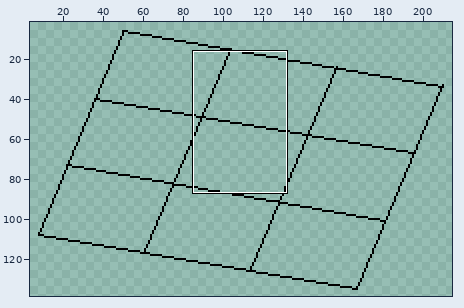
Pixel-art file -- assets/9x9_tile.aseprite. Above: a wide view before the commit, with the close-up outlined.
Close-up. First the earlier version:
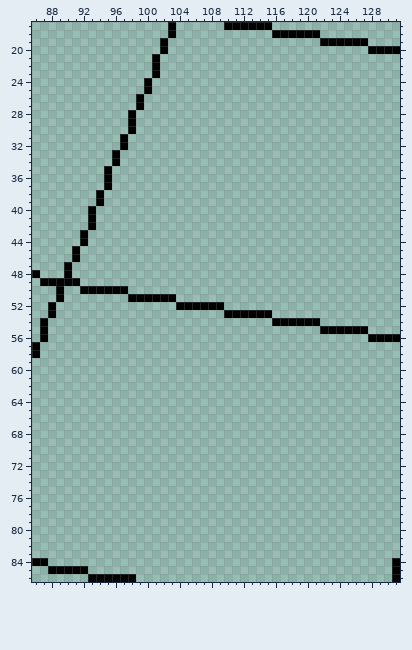
226x139 pixels, 1 frame. Shown: x 86..131, y 17..86. The wide view leaves out empty margins.
New version:
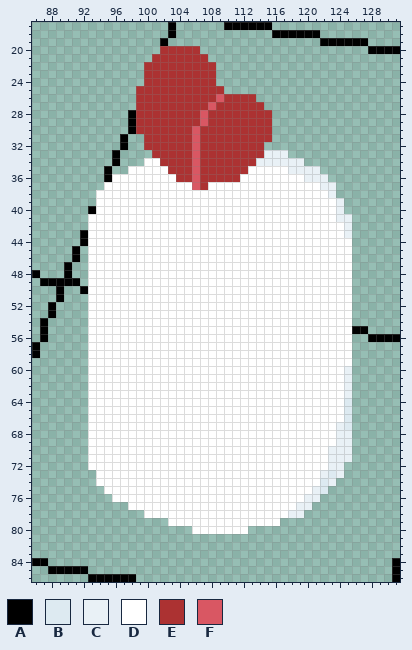
Palette (. is transparent): A #000000  B #ddeaf1  C #e9f1f6  D #ffffff  E #ac3232  F #d95763
From old to new:
layer "Layer 1 #2" added
Layer "Layer 1 #2":
The edit adds colour B in rows 64 to 67 at x 125; in row 73 at x 123; in rows 74 to 75 at x 122.
The edit adds colour C in row 33 at x 115 to 117; in row 34 at x 114 to 119; in row 35 at x 118 to 121; in row 36 at x 120 to 122; in row 37 at x 122 to 123; in row 38 at x 123.
The edit adds colour C in rows 39 to 40 at x 124; in row 41 at x 124 to 125; in rows 42 to 43 at x 125; in rows 60 to 63 at x 125; in row 67 at x 124; in rows 68 to 69 at x 124 to 125.
The edit adds colour C in rows 70 to 71 at x 123 to 125; in row 72 at x 123 to 124; in row 73 at x 122 and 124; in row 74 at x 123; in row 75 at x 121; in row 76 at x 120 to 121.
The edit adds colour C in row 77 at x 119 to 120; in row 78 at x 118 to 119.
The edit adds colour D in row 34 at x 100 to 101; in row 35 at x 98 to 102 and 113 to 117; in row 36 at x 96 to 103 and 112 to 119; in row 37 at x 96 to 105 and 108 to 121; in row 38 at x 95 to 122; in row 39 at x 95 to 123.
The edit adds colour D in rows 40 to 41 at x 94 to 123; in row 42 at x 94 to 124; in row 43 at x 93 to 124; in rows 44 to 49 at x 93 to 125; in row 50 at x 98 to 125; in row 51 at x 93 to 97 and 104 to 125.
The edit adds colour D in row 52 at x 93 to 103 and 110 to 125; in row 53 at x 93 to 109 and 116 to 125; in row 54 at x 93 to 115 and 122 to 125; in row 55 at x 93 to 121; in rows 56 to 59 at x 93 to 125; in rows 60 to 66 at x 93 to 124.
The edit adds colour D in rows 67 to 69 at x 93 to 123; in rows 70 to 72 at x 93 to 122; in rows 73 to 74 at x 94 to 121; in row 75 at x 95 to 120; in row 76 at x 96 to 119; in row 77 at x 98 to 118.
The edit adds colour D in row 78 at x 100 to 117; in row 79 at x 103 to 116; in row 80 at x 106 to 112.
Colour A gives way to colour D in row 37 at x 95; in rows 38 to 39 at x 94; in rows 41 to 42 at x 93; in row 50 at x 93 to 97; in row 51 at x 98 to 103; in row 52 at x 104 to 109.
Colour A gives way to colour D in row 53 at x 110 to 115; in row 54 at x 116 to 121; in row 55 at x 122 to 125.
The edit adds colour E in row 20 at x 103 to 106; in row 21 at x 102 to 107; in rows 22 to 23 at x 100 and 102 to 108; in row 24 at x 101 to 108; in row 25 at x 99 and 101 to 109; in row 26 at x 100 to 108 and 110 to 113.
The edit adds colour E in row 27 at x 100 to 107 and 109 to 114; in rows 28 to 29 at x 99 to 106 and 108 to 115; in row 30 at x 99 to 105 and 107 to 115; in row 31 at x 100 to 105 and 107 to 115; in row 32 at x 100 to 105 and 107 to 114; in row 33 at x 101 to 105 and 107 to 114.
The edit adds colour E in row 34 at x 102 to 105 and 107 to 113; in row 35 at x 103 to 105 and 107 to 112; in row 36 at x 104 to 105 and 107 to 111; in row 37 at x 107.
Colour A gives way to colour E in row 20 at x 102; in rows 21 to 23 at x 101; in rows 24 to 25 at x 100; in rows 26 to 27 at x 99.
The edit adds colour F in row 26 at x 109; in row 27 at x 108; in rows 28 to 29 at x 107; in rows 30 to 37 at x 106.
Pixel boxes of the changes (left, top, right, bottom) in both close-ups:
changed: (88, 46, 352, 534)
